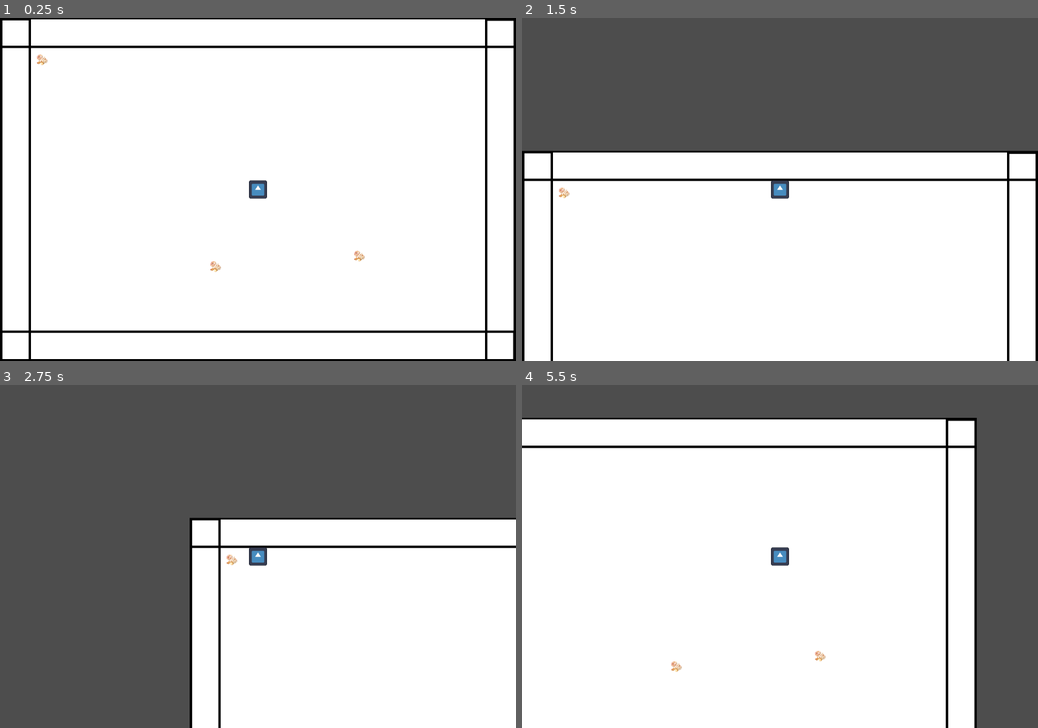
Above: before the commit, frames 1-4 (two rows, left to right).
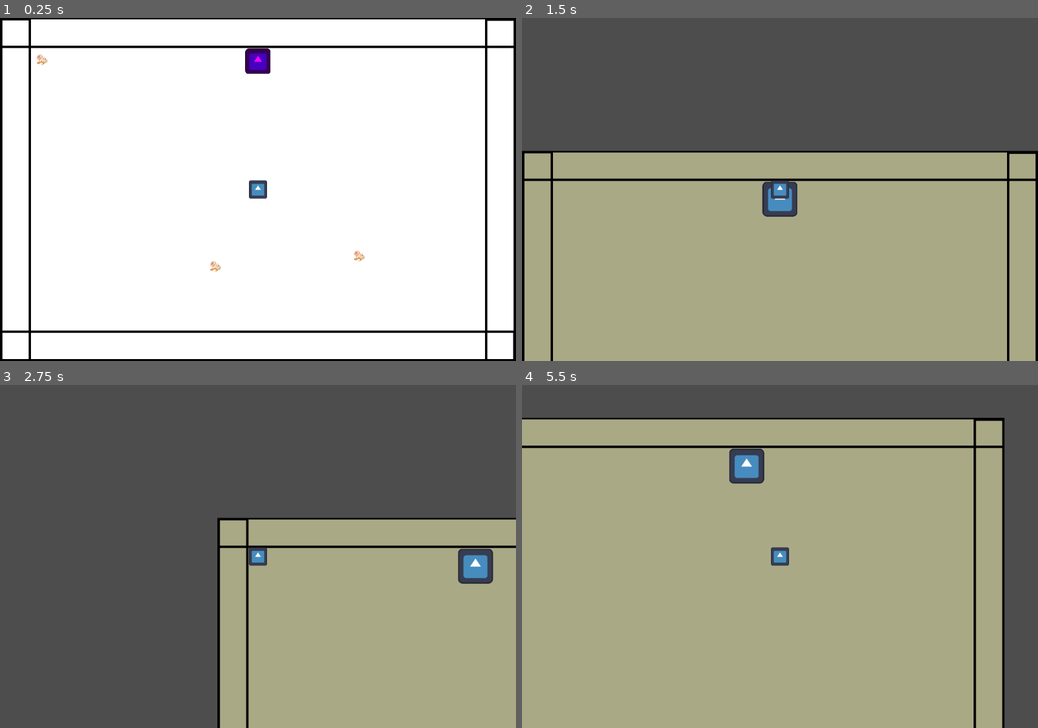
Above: after the commit, the same moments.

Repository: eddysanoli/global-game-jam-gt-2026
Game: Godot game, scene res://scenes/Floor1/floor1.tscn
The game is run twice, just before and just after one commit, with the same random seed, the same clock (stepped at 60 frames per second) and the same inputs. The project has no main scene, so this scene is started directly. The engine's default icon, where the game draws it, is replaced by a stand-in: a white triangle on a blue panel in a dark square.
Inputs:
- Up to frame 1 (0.25 s): no input
- Up to frame 2 (1.5 s): tap Enter at 0.5 s; hold W (up) from 0.53 s (still down)
- Up to frame 3 (2.75 s): tap Space at 2 s; release W (up) at 2.03 s; hold A (left) from 2.03 s (still down)
- Up to frame 4 (5.5 s): tap Enter at 3.5 s; release A (left) at 3.53 s; hold S (down) 3.53-4.28 s; hold D (right) 4.28-5.03 s; hold W (up) from 5.03 s (still down)

The runs differ from the first frame. In frame 1, 0.4% of the frame differs, in the area x 47-53%, y 8-17%; in frame 2, 59%; in frame 3, 38%; in frame 4, 83%, in the area x 0-94%, y 9-100%.

Commit message:
Nuevo piso

Diff:
--- /dev/null
+++ b/l_1_to_b.gd
@@ -0,0 +1,7 @@
+class_name L1toB extends Area2D
+
+
+
+func _on_body_entered(body: Node2D) -> void:
+	var scene_tree = get_tree()
+	scene_tree.change_scene_to_file("res://scenes/Basement/basement.tscn") # Replace with function body.
--- /dev/null
+++ b/scenes/Basement/basement.tscn
@@ -0,0 +1,57 @@
+[gd_scene load_steps=6 format=3 uid="uid://cyqo0j8p136bo"]
+
+[ext_resource type="Texture2D" uid="uid://281gdjupmrde" path="res://scenes/Basement/bg.png" id="1_huuf7"]
+[ext_resource type="Texture2D" uid="uid://yc5qo1m1fo2d" path="res://icon.svg" id="2_x50av"]
+[ext_resource type="PackedScene" uid="uid://dkixfmdf7tn0s" path="res://scenes/player/player.tscn" id="3_fv2i8"]
+
+[sub_resource type="SegmentShape2D" id="SegmentShape2D_0ua12"]
+a = Vector2(-474, -298)
+b = Vector2(-474, 296)
+
+[sub_resource type="SegmentShape2D" id="SegmentShape2D_x50av"]
+a = Vector2(-475, 296)
+b = Vector2(475, 296)
+
+[node name="Basement" type="Node2D"]
+
+[node name="Bg" type="Sprite2D" parent="."]
+self_modulate = Color(0.6666667, 0.6627451, 0.5254902, 1)
+texture = ExtResource("1_huuf7")
+
+[node name="Walls" type="Node2D" parent="."]
+metadata/_edit_lock_ = true
+
+[node name="LeftWall" type="StaticBody2D" parent="Walls"]
+metadata/_edit_lock_ = true
+
+[node name="CollisionShape2D" type="CollisionShape2D" parent="Walls/LeftWall"]
+shape = SubResource("SegmentShape2D_0ua12")
+
+[node name="RightWall" type="StaticBody2D" parent="Walls"]
+metadata/_edit_lock_ = true
+
+[node name="CollisionShape2D" type="CollisionShape2D" parent="Walls/RightWall"]
+position = Vector2(950, 2)
+shape = SubResource("SegmentShape2D_0ua12")
+
+[node name="DownWall" type="StaticBody2D" parent="Walls"]
+metadata/_edit_lock_ = true
+
+[node name="CollisionShape2D" type="CollisionShape2D" parent="Walls/DownWall"]
+shape = SubResource("SegmentShape2D_x50av")
+metadata/_edit_lock_ = true
+
+[node name="UpWall" type="StaticBody2D" parent="Walls"]
+metadata/_edit_lock_ = true
+
+[node name="CollisionShape2D" type="CollisionShape2D" parent="Walls/UpWall"]
+position = Vector2(-1, -594)
+shape = SubResource("SegmentShape2D_x50av")
+
+[node name="Icon" type="Sprite2D" parent="."]
+position = Vector2(0, -259)
+scale = Vector2(0.5703125, 0.5703125)
+texture = ExtResource("2_x50av")
+
+[node name="Player" parent="." instance=ExtResource("3_fv2i8")]
+position = Vector2(0, -225.00002)
--- /dev/null
+++ b/scenes/Floor1/door.tscn
@@ -0,0 +1,13 @@
+[gd_scene load_steps=2 format=3 uid="uid://ce1mn4om3jn87"]
+
+[ext_resource type="Texture2D" uid="uid://yc5qo1m1fo2d" path="res://icon.svg" id="1_hpvv5"]
+
+[node name="Door" type="StaticBody2D"]
+
+[node name="CollisionPolygon2D" type="CollisionPolygon2D" parent="."]
+polygon = PackedVector2Array(-25, -22, -25, 23, -22, 25, -22, -23, 23, -23, 23, 24, 26, 21, 26, -23, 22, -26, -22, -26)
+
+[node name="Icon" type="Sprite2D" parent="."]
+self_modulate = Color(1, 0, 1, 1)
+scale = Vector2(0.4140625, 0.4140625)
+texture = ExtResource("1_hpvv5")
--- a/scenes/Floor1/floor1.tscn
+++ b/scenes/Floor1/floor1.tscn
@@ -1,9 +1,10 @@
-[gd_scene load_steps=7 format=3 uid="uid://cdnrr1ksm5xp5"]
+[gd_scene load_steps=8 format=3 uid="uid://cdnrr1ksm5xp5"]
 
 [ext_resource type="Script" uid="uid://cat4ftn4k8pap" path="res://scenes/Floor1/floor1.gd" id="1_tjkhk"]
 [ext_resource type="Texture2D" uid="uid://c1eeepcfp84ou" path="res://scenes/Floor1/bg.png" id="2_10rxd"]
 [ext_resource type="PackedScene" uid="uid://dkixfmdf7tn0s" path="res://scenes/player/player.tscn" id="3_ca35p"]
-[ext_resource type="PackedScene" uid="uid://b7bv5i177sklq" path="res://scenes/garlic/garlic.tscn" id="4_uq5t8"]
+[ext_resource type="PackedScene" uid="uid://ce1mn4om3jn87" path="res://scenes/Floor1/door.tscn" id="4_tjkhk"]
+[ext_resource type="PackedScene" uid="uid://bgpx7s63swuio" path="res://scenes/Floor1/l_1_to_b.tscn" id="5_10rxd"]
 
 [sub_resource type="SegmentShape2D" id="SegmentShape2D_rsf5d"]
 a = Vector2(-474, -298)
@@ -52,10 +53,14 @@
 [node name="Objects" type="Node2D" parent="."]
 
 [node name="Player" parent="Objects" instance=ExtResource("3_ca35p")]
+z_index = 1
 
-[node name="Garlic" parent="Objects" instance=ExtResource("4_uq5t8")]
-visible = false
-position = Vector2(476, 7)
+[node name="Door" parent="Objects" instance=ExtResource("4_tjkhk")]
+position = Vector2(0, -269)
+
+[node name="L1toB" parent="Objects" instance=ExtResource("5_10rxd")]
+position = Vector2(0, -274)
+scale = Vector2(1.5, 1.5)
 
 [node name="MarcadoresAjo" type="Node2D" parent="."]
 metadata/_edit_lock_ = true
--- /dev/null
+++ b/scenes/Floor1/l_1_to_b.tscn
@@ -0,0 +1,13 @@
+[gd_scene load_steps=3 format=3 uid="uid://bgpx7s63swuio"]
+
+[ext_resource type="Script" uid="uid://dh213gks0ac3g" path="res://l_1_to_b.gd" id="1_5nru8"]
+
+[sub_resource type="RectangleShape2D" id="RectangleShape2D_q12nh"]
+
+[node name="L1toB" type="Area2D"]
+script = ExtResource("1_5nru8")
+
+[node name="CollisionShape2D" type="CollisionShape2D" parent="."]
+shape = SubResource("RectangleShape2D_q12nh")
+
+[connection signal="body_entered" from="." to="." method="_on_body_entered"]
Not shown, added: l_1_to_b.gd.uid
Binary file added: scenes/Basement/bg.png
Not shown, added: scenes/Basement/bg.png.import
